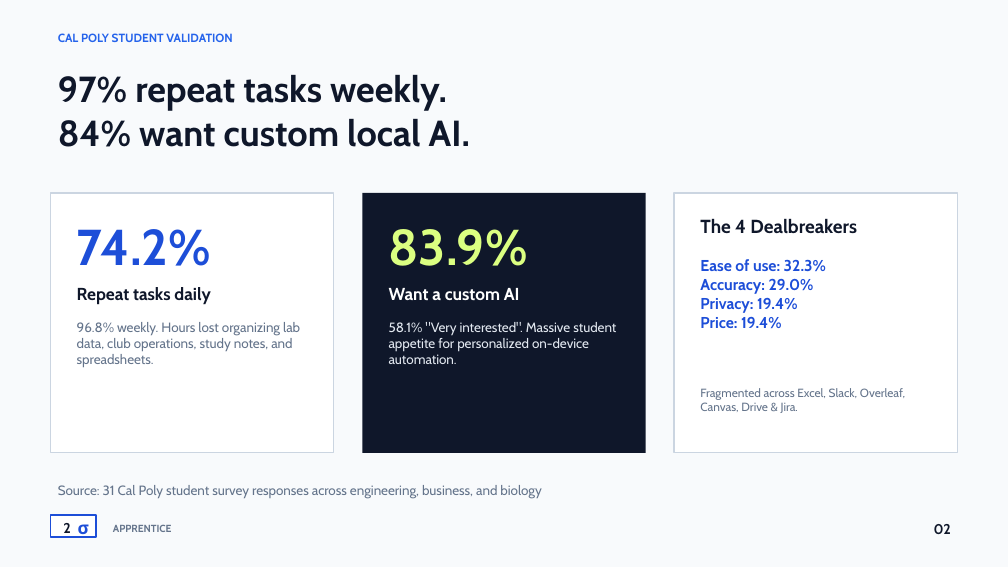
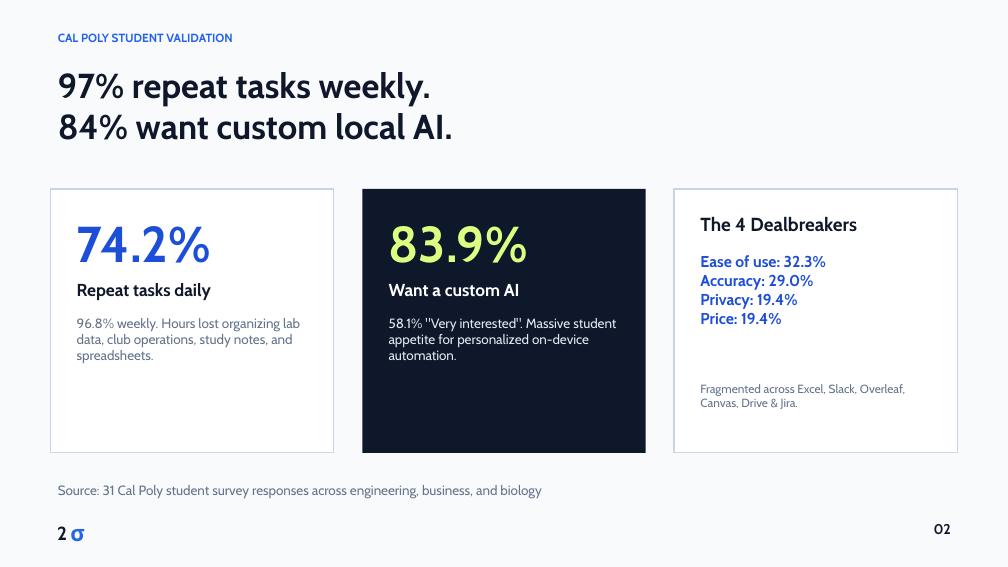
Before and after one commit to zedk1929/local-ai-job-trainer, a slide deck: slide 2 of pitch-deliverables/output/Apprentice_Draft_2.pptx. Drawn at 1008x567 pixels with LibreOffice and Linux fonts; fonts in the diff are those of the drawing. Boxes give left, top, right and bottom in pixels: in the first picture for what was removed or moved away, otherwise in the second. Text is boxed around its words. In the diff, an @@ line names an element or a change of style, - is before the commit and + after.

```diff
--- a/pitch-deliverables/output/Apprentice_Draft_2.pptx
+++ b/pitch-deliverables/output/Apprentice_Draft_2.pptx
@@ text "97% repeat tasks weekly." at (x1=58, y1=72, x2=452, y2=140): size 34.5 to 33 pt @@
@@ rectangle resized from (x1=51, y1=193, x2=334, y2=453) to (x1=51, y1=189, x2=334, y2=453) @@
@@ rectangle resized from (x1=362, y1=193, x2=646, y2=453) to (x1=362, y1=189, x2=646, y2=453) @@
@@ rectangle resized from (x1=675, y1=193, x2=958, y2=453) to (x1=675, y1=189, x2=958, y2=453) @@
@@ 6 texts moved together from (x1=77, y1=259, x2=905, y2=413) to (x1=77, y1=255, x2=905, y2=409) @@
@@ text "2" at (x1=57, y1=526, x2=67, y2=540): size 13.5 to 18 pt @@
@@ rectangle removed at (x1=51, y1=515, x2=96, y2=537) @@
@@ text "σ" moved from (x1=78, y1=524, x2=89, y2=538) to (x1=70, y1=529, x2=84, y2=541) @@
@@ text "σ" at (x1=70, y1=529, x2=84, y2=541): size 16.5 to 21 pt, text colour #1D4ED8 to #2563EB @@
@@ text removed at (x1=113, y1=524, x2=172, y2=532) @@
-APPRENTICE
```
Also in this commit, not shown: 5 other slides changed, 12 other files.
